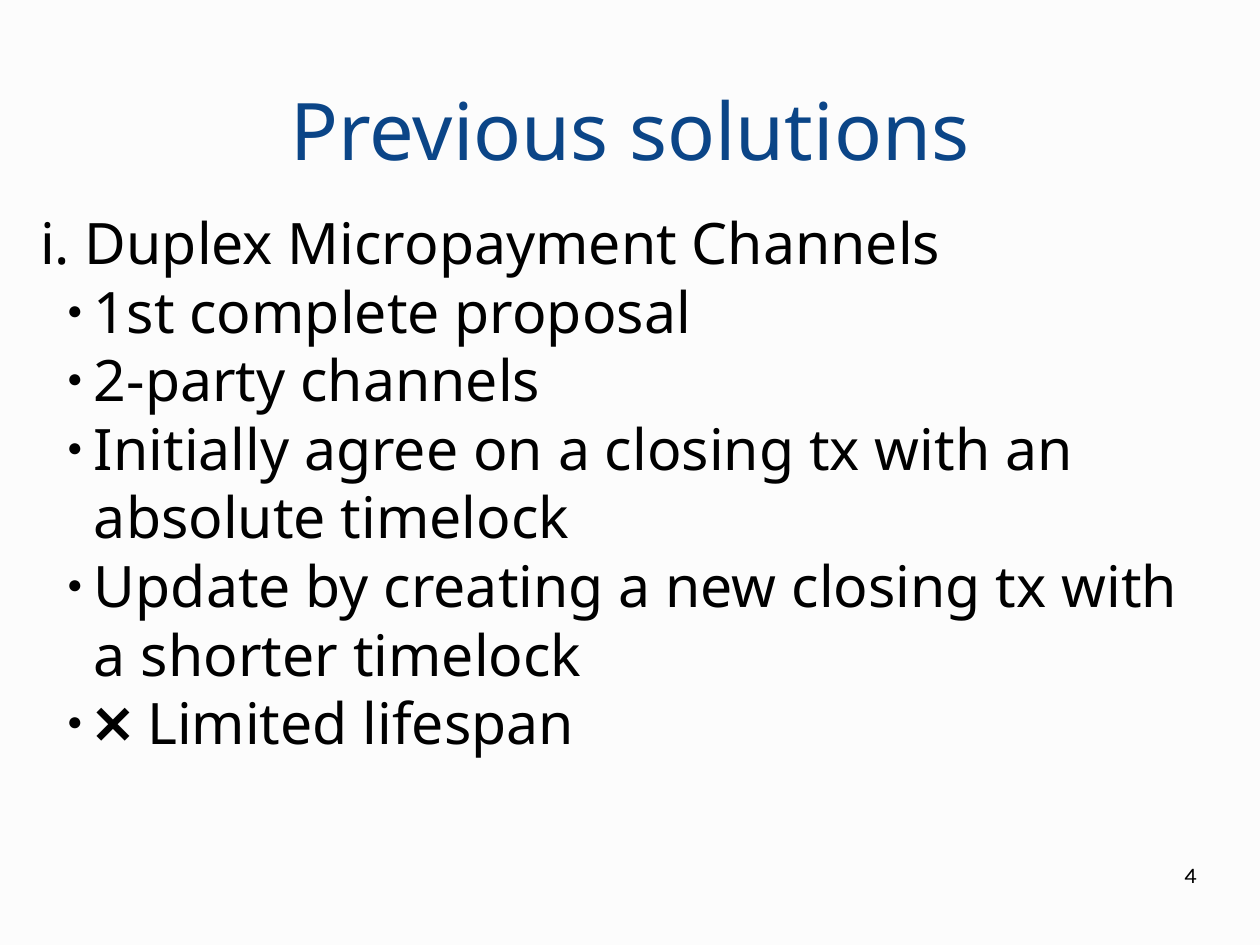
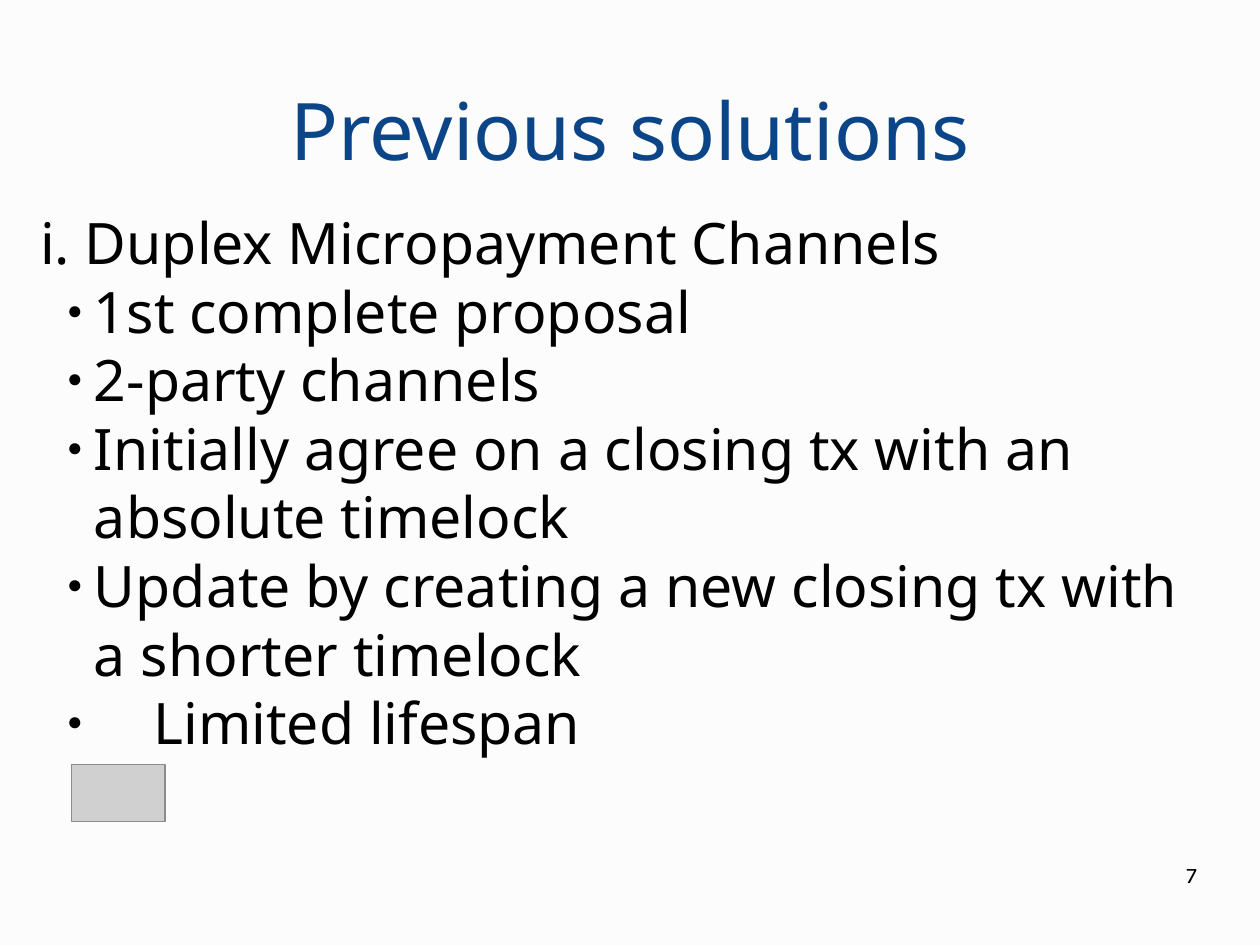
Before and after one commit to OrfeasLitos/virtual-payment-channels, a slide deck: slide 7 of slides/presentation.odp (slide 4 before the commit). Drawn at 1260x945 pixels with LibreOffice and Linux fonts; fonts in the diff are those of the drawing; grey boxes stand for pictures. Boxes give left, top, right and bottom in pixels: in the first picture for what was removed or moved away, otherwise in the second. Text is boxed around its words. In the diff, an @@ line names an element or a change of style, - is before the commit and + after.

```diff
--- a/slides/presentation.odp
+++ b/slides/presentation.odp
@@ subtitle at (153, 700, 580, 758): text changed @@
-  ● ❌ Limited lifespan
+  ● Limited lifespan
@@ picture added at (71, 765, 165, 822) @@
@@ page number at (1186, 869, 1196, 883): text changed @@
-4
+7
```
Also in this commit, not shown: 25 other slides changed, 7 slides added, 1 other file.
